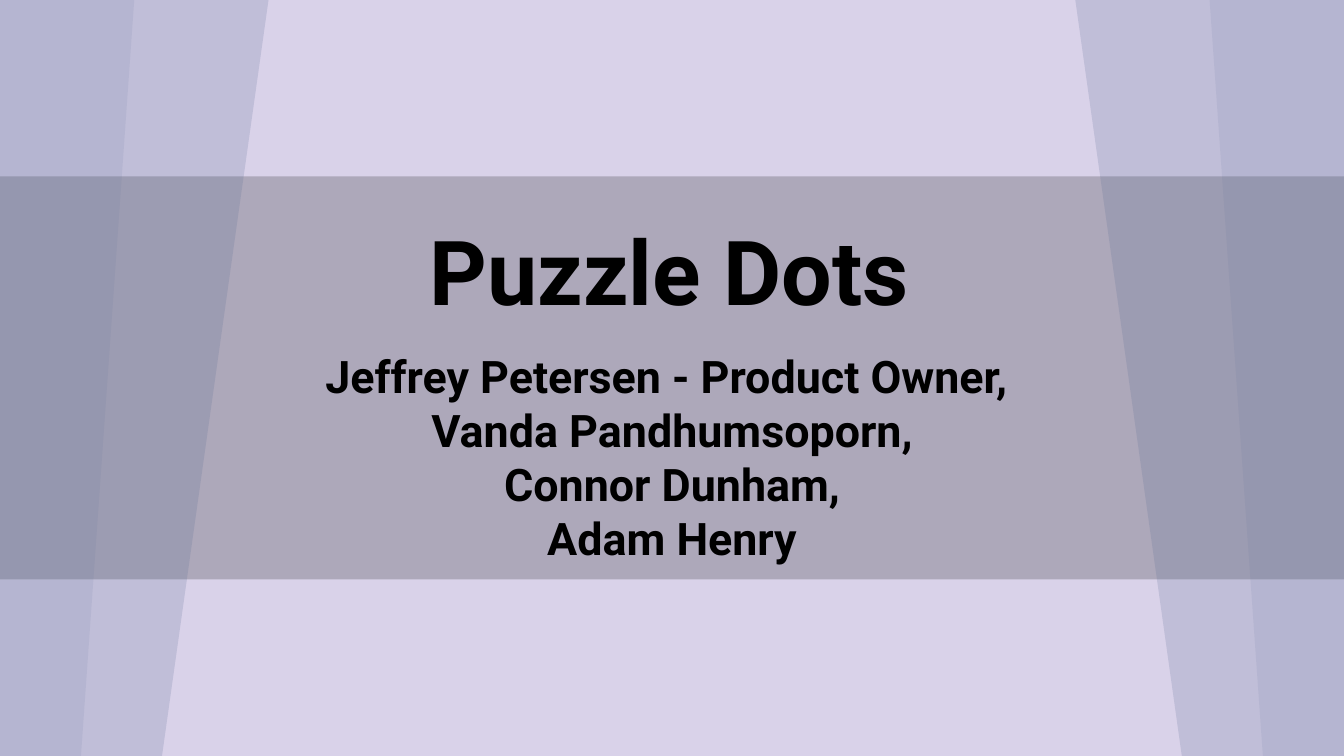
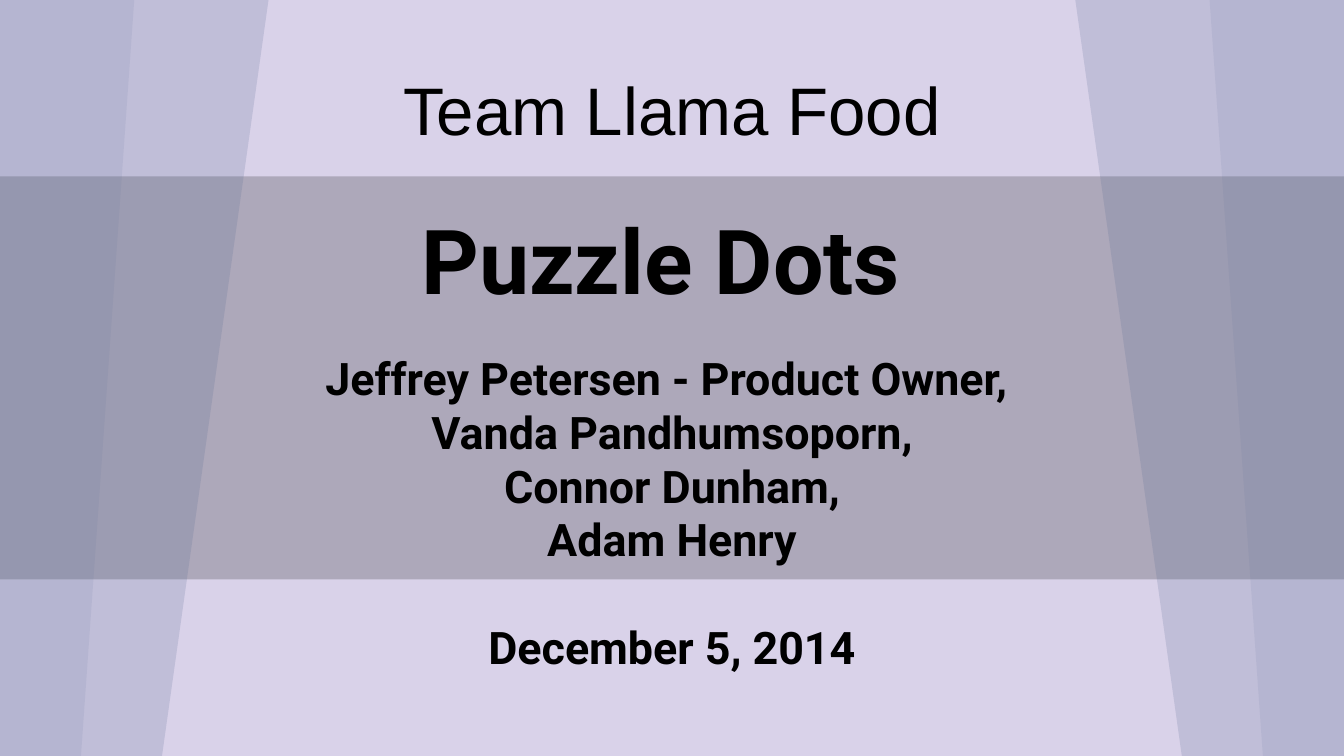
Before and after one commit to JeffreyBPetersen/Llama-Food-Puzzle-Game, a slide deck: slide 1 of docs/CS115 Final Presentation.pptx. Drawn at 1344x756 pixels with LibreOffice and Linux fonts; fonts in the diff are those of the drawing. Boxes give left, top, right and bottom in pixels: in the first picture for what was removed or moved away, otherwise in the second. Text is boxed around its words. In the diff, an @@ line names an element or a change of style, - is before the commit and + after.

```diff
--- a/docs/CS115 Final Presentation.pptx
+++ b/docs/CS115 Final Presentation.pptx
@@ text added at [403, 86, 941, 136], 36 pt, text #000000 @@
+Team Llama Food
@@ title "Puzzle Dots": place and size @@
-title "Puzzle Dots" at [430, 238, 908, 306]
+title "Puzzle Dots" at [421, 227, 900, 295]
@@ subtitle at [488, 630, 856, 672]: paragraph added @@
+December 5, 2014
```
Also in this commit, not shown: 2 other slides changed, 4 slides added, 1 slide removed, 3 other files.
